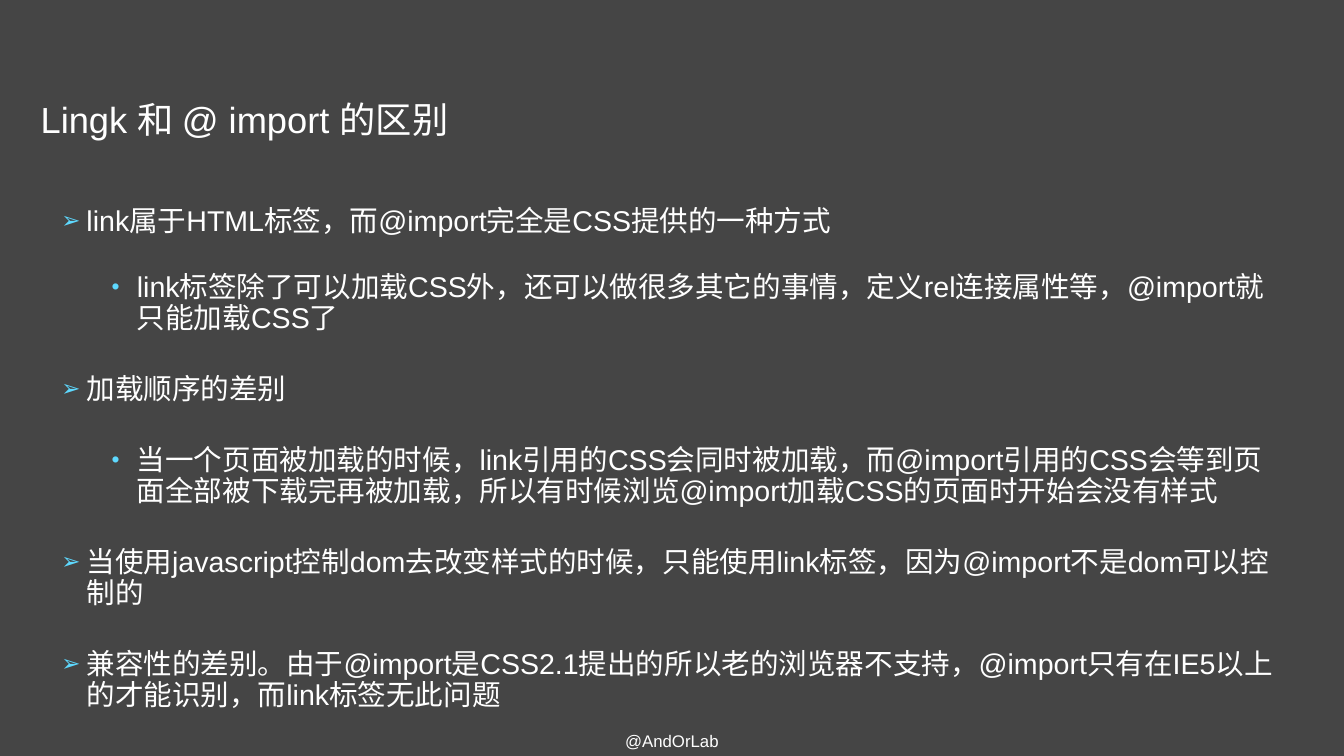
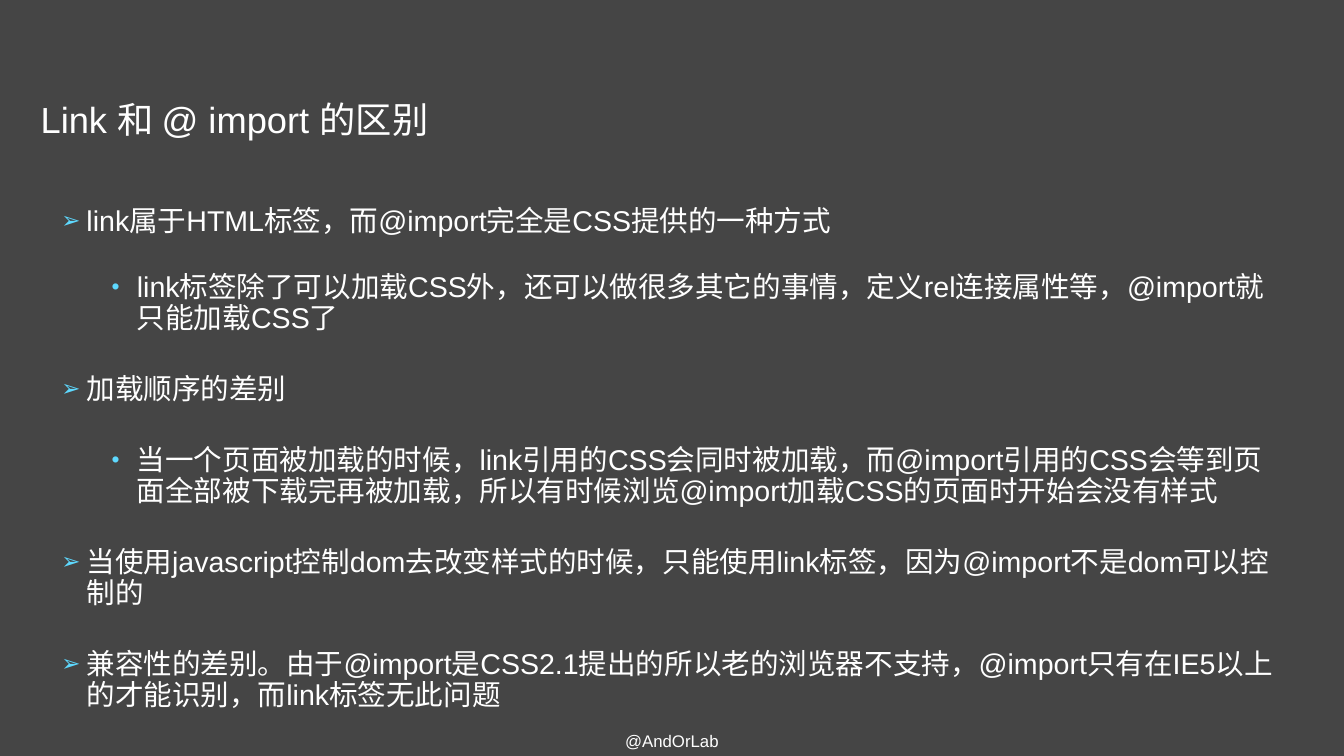
Before and after one commit to AndorLab/TodoList, a slide deck: slide 44 of contents/2018-10-31-王志强/性能优化之页面渲染.pptx. Drawn at 1344x756 pixels with LibreOffice and Linux fonts; fonts in the diff are those of the drawing. Boxes give left, top, right and bottom in pixels: in the first picture for what was removed or moved away, otherwise in the second. Text is boxed around its words. In the diff, an @@ line names an element or a change of style, - is before the commit and + after.

```diff
--- a/contents/2018-10-31-王志强/性能优化之页面渲染.pptx
+++ b/contents/2018-10-31-王志强/性能优化之页面渲染.pptx
@@ text at <box>41,102,428,139</box>: text changed @@
-Lingk 和 @ import 的区别
+Link 和 @ import 的区别
```
Also in this commit, not shown: 6 other slides changed.
